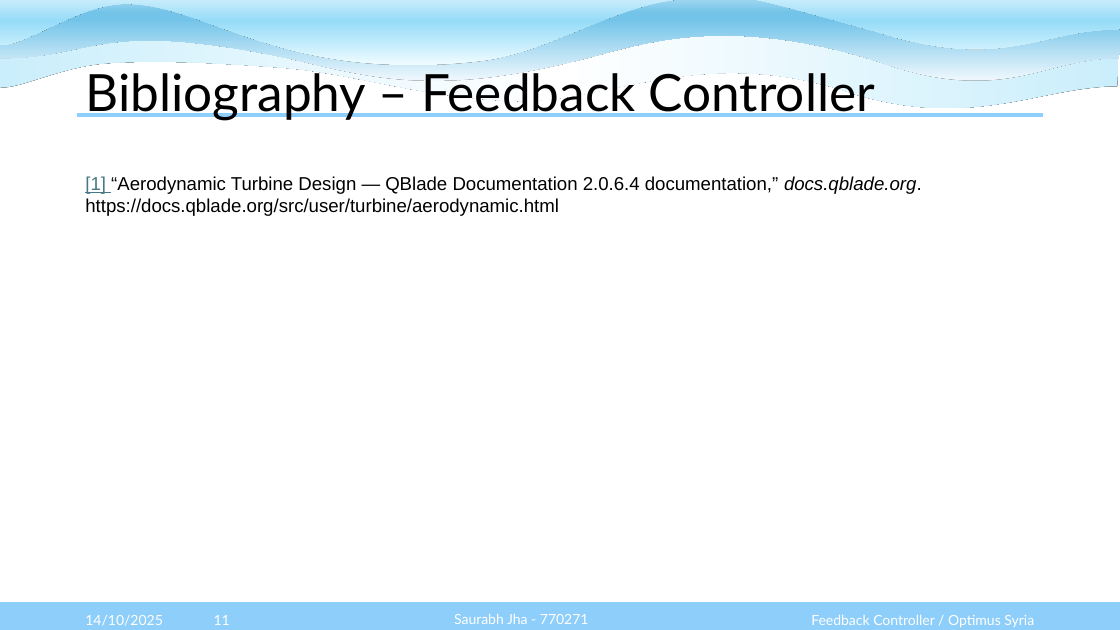
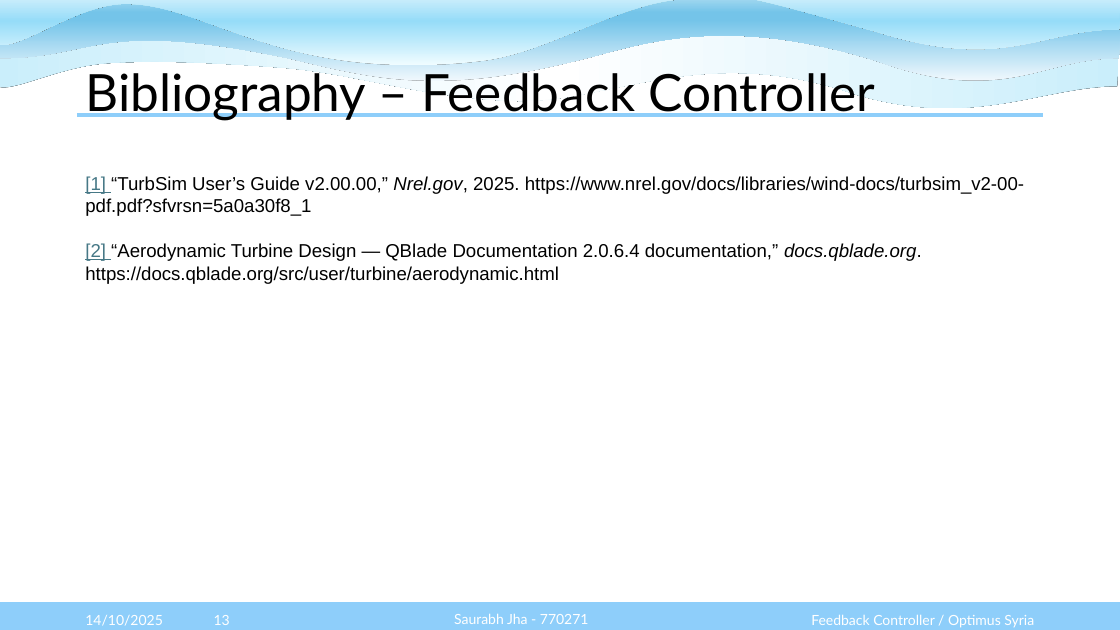
Before and after one commit to Karim-bakhtyar/Optimus-Syria-WEC, a slide deck: slide 13 of 3_Presentations/week 3/Week_3 Team Feedback Controller WEC 2025.pptx (slide 11 before the commit). Drawn at 1120x630 pixels with LibreOffice and Linux fonts; fonts in the diff are those of the drawing. Boxes give left, top, right and bottom in pixels: in the first picture for what was removed or moved away, otherwise in the second. Text is boxed around its words. In the diff, an @@ line names an element or a change of style, - is before the commit and + after.

```diff
--- a/3_Presentations/week 3/Week_3 Team Feedback Controller WEC 2025.pptx
+++ b/3_Presentations/week 3/Week_3 Team Feedback Controller WEC 2025.pptx
@@ text at [85, 176, 1024, 284]: text changed @@
-[1] “Aerodynamic Turbine Design — QBlade Documentation 2.0.6.4 documentation,” docs.qblade.org. https://docs.qblade.org/src/user/turbine/aerodynamic.html
+[1] “TurbSim User’s Guide v2.00.00,” Nrel.gov, 2025. https://www.nrel.gov/docs/libraries/wind-docs/turbsim_v2-00-pdf.pdf?sfvrsn=5a0a30f8_1
+[2] “Aerodynamic Turbine Design — QBlade Documentation 2.0.6.4 documentation,” docs.qblade.org. https://docs.qblade.org/src/user/turbine/aerodynamic.html
@@ page number at [214, 615, 230, 625]: text changed @@
-11
+13
```
Also in this commit, not shown: 2 other slides changed, 2 slides added.
